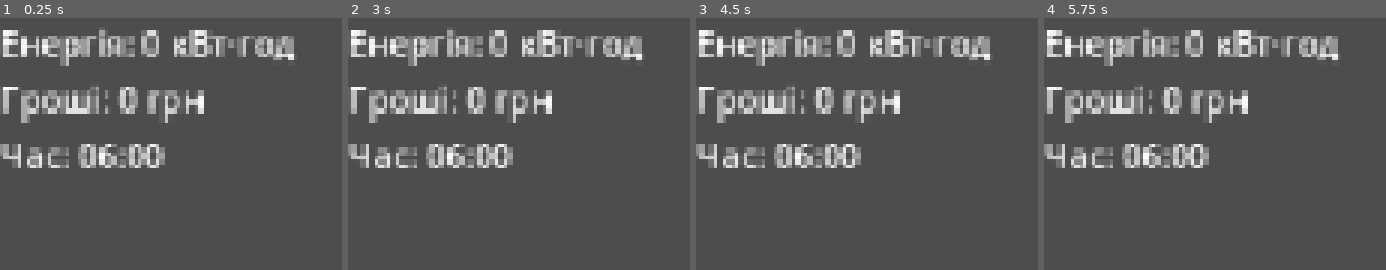
Above: before the commit, frames 1-4 (left to right).
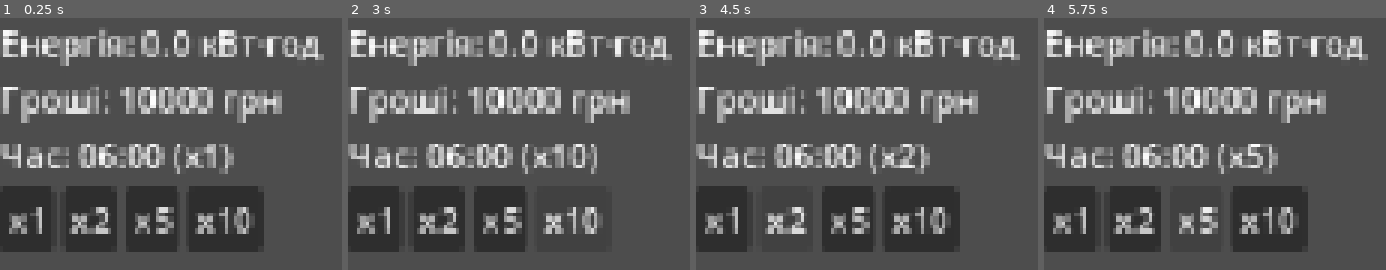
Above: after the commit, the same moments.

Repository: KaterynaKonopatenko/EnergyFarm
Game: Godot game, scene res://scenes/main.tscn
The game is run twice, just before and just after one commit, with the same random seed, the same clock (stepped at 60 frames per second) and the same inputs.
Inputs (mouse positions are in pixels of both pictures, inside the frame that each line leads up to):
- Up to frame 1 (0.25 s): no input
- Up to frame 2 (3 s): click (375, 219) at 0.5 s, where only the run after the commit has a clickable "x1"; click (436, 219) at 1.25 s, where only the run after the commit has a clickable "x2"; click (498, 219) at 2 s, where only the run after the commit has a clickable "x5"; click (573, 219) at 2.75 s, where only the run after the commit has a clickable "x10"
- Up to frame 3 (4.5 s): click (723, 219) at 3.5 s, where only the run after the commit has a clickable "x1"; click (784, 219) at 4.25 s, where only the run after the commit has a clickable "x2"
- Up to frame 4 (5.75 s): click (1194, 219) at 5 s, where only the run after the commit has a clickable "x5"

The runs differ from the first frame. In frame 1, 24% of the frame differs, in the area x 0-95%, y 4-93%; in frame 2, 20%; in frame 3, 21%; in frame 4, 21%.

Commit message:
Add Economy and solar panel with test daylight curve

Diff:
--- a/project.godot
+++ b/project.godot
@@ -18,6 +18,7 @@
 [autoload]
 
 GameClock="*uid://bmpjsnbvujnjo"
+Economy="*uid://bx32c00iso7gy"
 
 [display]
 
--- a/scenes/main.tscn
+++ b/scenes/main.tscn
@@ -1,6 +1,7 @@
 [gd_scene format=3 uid="uid://ccvb7dx1mk4as"]
 
 [ext_resource type="Script" uid="uid://dixtf3j26857d" path="res://scripts/hud.gd" id="1_o5qli"]
+[ext_resource type="Script" uid="uid://cupxnbo8ob4rk" path="res://scripts/stations/solar_panel.gd" id="2_0wfyh"]
 
 [node name="Main" type="Node2D" unique_id=1471808086]
 
@@ -22,3 +23,9 @@
 [node name="ClockLabel" type="Label" parent="HUD/VBoxContainer" unique_id=626155523]
 layout_mode = 2
 text = "Час: 00:00"
+
+[node name="SpeedButtons" type="HBoxContainer" parent="HUD/VBoxContainer" unique_id=1679287845]
+layout_mode = 2
+
+[node name="SolarPanel" type="Node" parent="." unique_id=1834378674]
+script = ExtResource("2_0wfyh")
--- /dev/null
+++ b/scripts/economy.gd
@@ -0,0 +1,7 @@
+extends Node
+## Player resources: stored energy (kWh) and money (UAH)
+
+const START_MONEY := 10000.0
+
+var energy_kwh := 0.0
+var money_uah := START_MONEY
--- a/scripts/hud.gd
+++ b/scripts/hud.gd
@@ -1,7 +1,22 @@
 extends CanvasLayer
-## Updates HUD labels every frame
+## Updates HUD labels and build game speed buttons
 
+@onready var energy_label: Label = $VBoxContainer/EnergyLabel
+@onready var money_label: Label = $VBoxContainer/MoneyLabel
 @onready var clock_label: Label = $VBoxContainer/ClockLabel
+@onready var speed_buttons: HBoxContainer = $VBoxContainer/SpeedButtons
+
+
+func _ready() -> void:
+	for speed in GameClock.ALLOWED_SPEEDS:
+		var button := Button.new()
+		button.text = "x" + str(int(speed))
+		button.pressed.connect(GameClock.set_speed.bind(speed))
+		speed_buttons.add_child(button)
 
 func _process(_delta: float) -> void:
-	clock_label.text = "Час: " + GameClock.get_time_text()
+	var speed := int(GameClock.time_scale)
+	var time_text := GameClock.get_time_text()
+	energy_label.text = "Енергія: %.1f кВт·год" % Economy.energy_kwh
+	money_label.text = "Гроші: %.0f грн" % Economy.money_uah
+	clock_label.text = "Час: %s (x%d)" % [time_text, speed]
--- /dev/null
+++ b/scripts/stations/solar_panel.gd
@@ -0,0 +1,22 @@
+extends Node
+## Solar panel: E = P_peak * (G / 1000) * PR * dt (README 4.1)
+## Test daylight curve util real weather data is added
+
+const PEAK_KW := 5.0
+const PERFORMANCE_RATIO := 0.8
+const SUNRISE := 6.0
+const SUNSET := 20.0
+const MAX_IRRADIANCE := 1000.0
+
+func _process(delta: float) -> void:
+	var hour := delta * GameClock.time_scale / 3600.0
+	var hour_of_day := fmod(GameClock.game_hours, 24.0)
+	var g := get_irradiance(hour_of_day)
+	var power_kw := PEAK_KW * (g / 1000.0) * PERFORMANCE_RATIO
+	Economy.energy_kwh += power_kw * hour
+
+func get_irradiance(hour: float) -> float:
+	if hour < SUNRISE or hour > SUNSET:
+		return 0.0
+	var t := (hour - SUNRISE) / (SUNSET - SUNRISE)
+	return MAX_IRRADIANCE * sin(PI * t)
Not shown, added: scripts/economy.gd.uid
Not shown, added: scripts/stations/solar_panel.gd.uid
